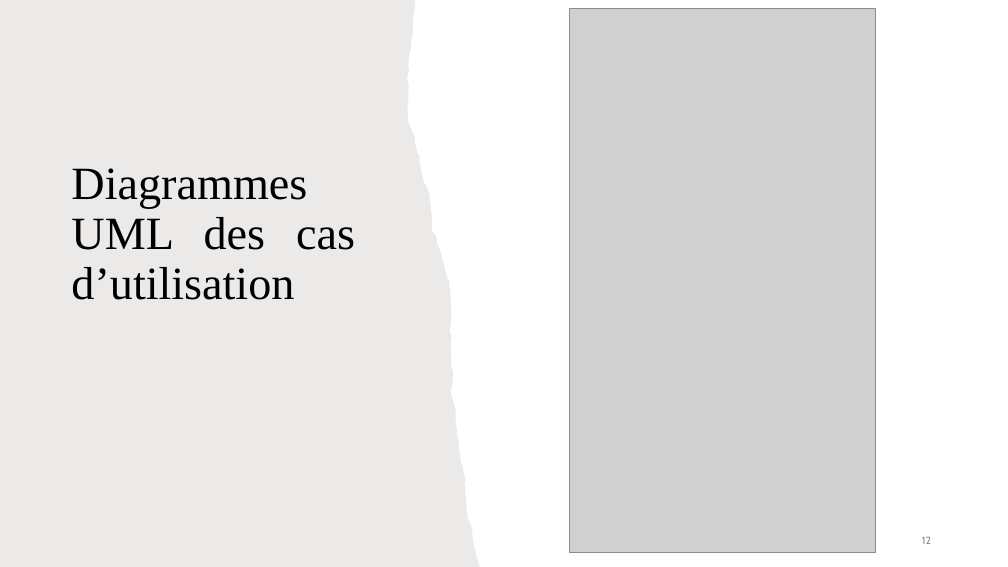
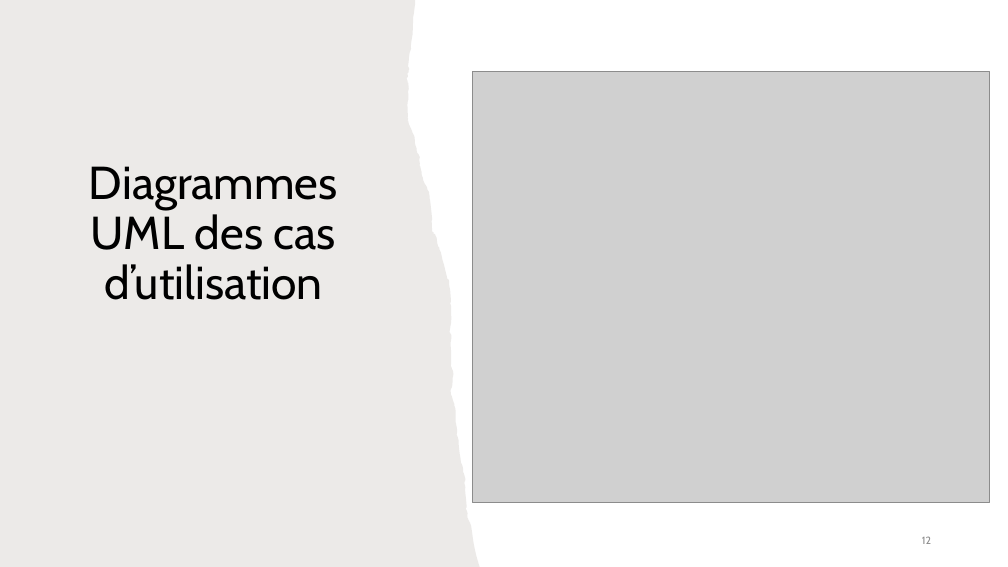
Before and after one commit to manelbenhamouda/projets-CDA, a slide deck: slide 12 of Diaporama_Haldan.pptx. Drawn at 1008x567 pixels with LibreOffice and Linux fonts; fonts in the diff are those of the drawing; grey boxes stand for pictures. Boxes give left, top, right and bottom in pixels: in the first picture for what was removed or moved away, otherwise in the second. Text is boxed around its words. In the diff, an @@ line names an element or a change of style, - is before the commit and + after.

```diff
--- a/Diaporama_Haldan.pptx
+++ b/Diaporama_Haldan.pptx
@@ title "Diagrammes UML des cas d’utilisation" at (89, 166, 338, 300): font Times New Roman to Cabin; alignment justified to centre @@
@@ picture: place and size @@
-picture at (569, 8, 875, 552)
+picture at (473, 72, 991, 503)
```
Also in this commit, not shown: 3 other slides changed, 1 slide added, 1 slide removed, 7 other files.
